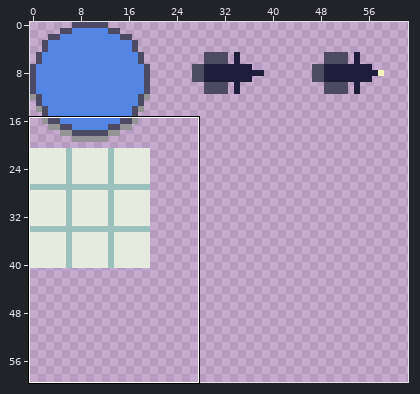
File history of a pixel-art file, Art/TurretBluffTileSet.ase. The first picture is a wide view before the edit; the outline marks the close-up.
Close-up. Before the edit:
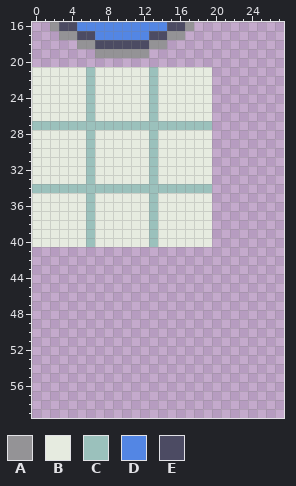
271x271 pixels, 1 frame. Shown: x 0..27, y 16..59. The wide view leaves out empty margins.
Palette (. is transparent): A #949396  B #e6ebe0  C #9bc1bc  D #5386e4  E #4c4b63
And afterwards:
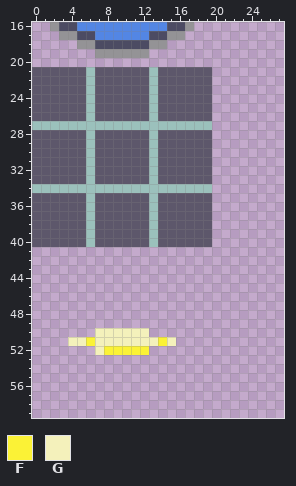
Colours new in this view: F #fbf236  G #f4f1bb
Edits made:
layer "Layer 5" added
Colour B changes from #e6ebe0 to #5d576b.
Layer "Layer 5":
Colour F now appears in row 51 at x 6 and 14; in row 52 at x 8 to 12.
Colour G now appears in row 50 at x 7 to 12; in row 51 at x 4 to 5, 7 to 13 and 15; in row 52 at x 7.
